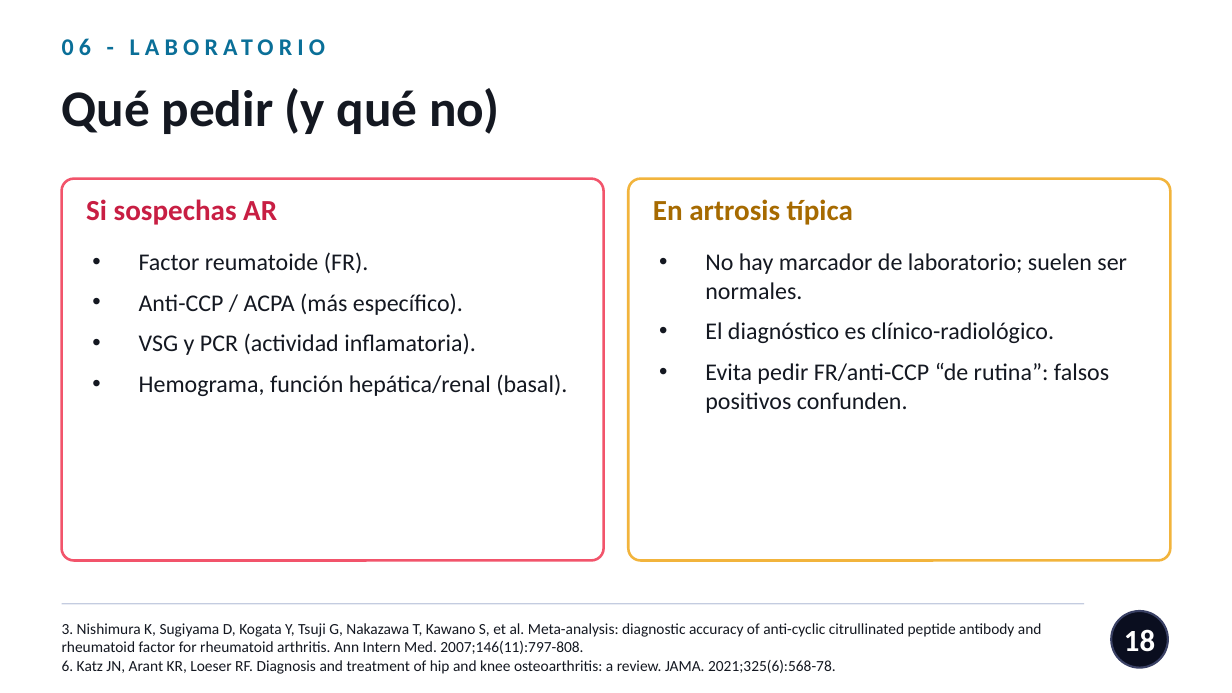
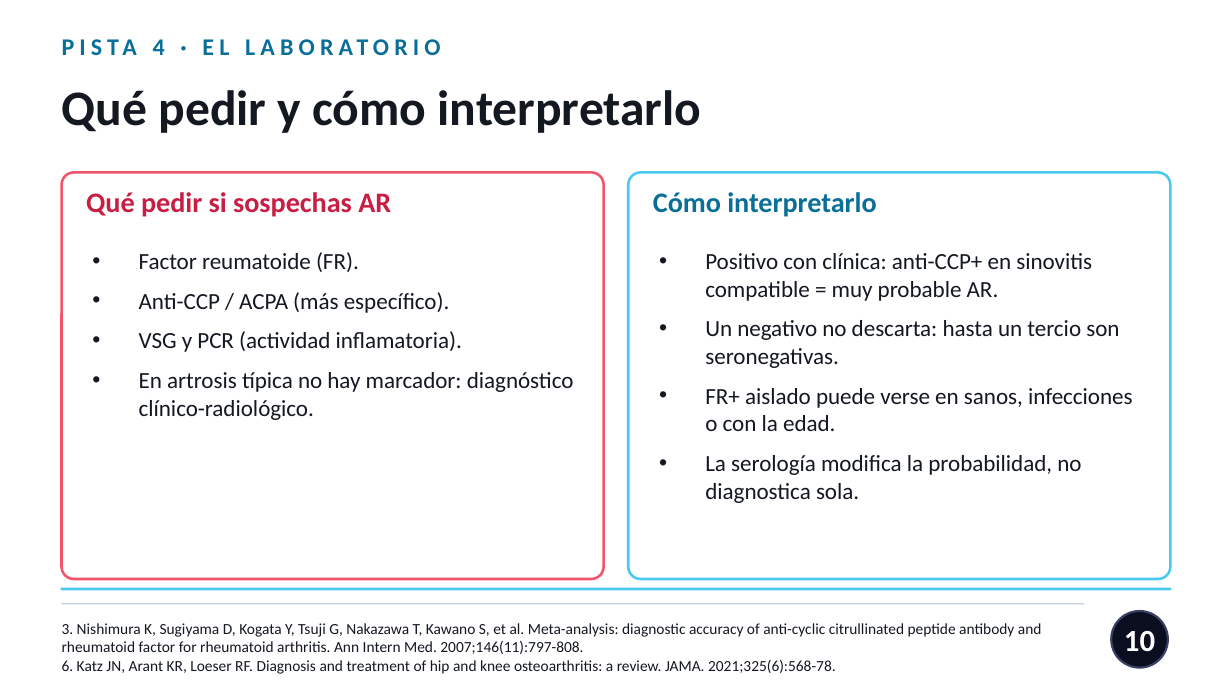
Before and after one commit to nestor120512/nes, a slide deck: slide 10 of Dx_AR_vs_artrosis.pptx (slide 18 before the commit). Drawn at 1232x693 pixels with LibreOffice and Linux fonts; fonts in the diff are those of the drawing. Boxes give left, top, right and bottom in pixels: in the first picture for what was removed or moved away, otherwise in the second. Text is boxed around its words. In the diff, an @@ line names an element or a change of style, - is before the commit and + after.

```diff
--- a/Dx_AR_vs_artrosis.pptx
+++ b/Dx_AR_vs_artrosis.pptx
@@ text at bbox=[153, 39, 165, 55]: text changed @@
-06 - LABORATORIO
+PISTA 4 · EL LABORATORIO
@@ text at bbox=[62, 90, 702, 133]: text changed; size 30 to 29 pt @@
-Qué pedir (y qué no)
+Qué pedir y cómo interpretarlo
@@ rounded rectangle: place and size @@
-rounded rectangle at bbox=[62, 179, 604, 561]
+rounded rectangle at bbox=[62, 172, 604, 579]
@@ rounded rectangle at bbox=[62, 172, 604, 579]: proportions changed @@
@@ rounded rectangle: place and size @@
-rounded rectangle at bbox=[628, 179, 1170, 561]
+rounded rectangle at bbox=[628, 172, 1170, 579]
@@ rounded rectangle at bbox=[628, 172, 1170, 579]: outline #F2B43C 1.5 pt to #4CC9F0 1.5 pt; proportions changed @@
@@ text at bbox=[86, 192, 391, 217]: text changed; size 17 to 16.5 pt @@
-Si sospechas AR
+Qué pedir si sospechas AR
@@ text at bbox=[653, 192, 877, 217]: text changed; size 17 to 16.5 pt; text colour #A66A00 to #0A6F98 @@
-En artrosis típica
+Cómo interpretarlo
@@ text at bbox=[139, 252, 462, 352]: size 14 to 13.5 pt in "Factor reumatoide (FR).", "Anti-CCP / ACPA (más específico).", "VSG y PCR (actividad inflamatoria)." @@
@@ text at bbox=[705, 253, 1133, 503]: text changed; size 14 to 13.5 pt @@
-• No hay marcador de laboratorio; suelen ser normales.
-• El diagnóstico es clínico-radiológico.
-• Evita pedir FR/anti-CCP “de rutina”: falsos positivos confunden.
+• Positivo con clínica: anti-CCP+ en sinovitis compatible = muy probable AR.
+• Un negativo no descarta: hasta un tercio son seronegativas.
+• FR+ aislado puede verse en sanos, infecciones o con la edad.
+• La serología modifica la probabilidad, no diagnostica sola.
@@ text at bbox=[139, 372, 574, 420]: text changed; size 14 to 13.5 pt @@
-• Hemograma, función hepática/renal (basal).
+• En artrosis típica no hay marcador: diagnóstico clínico-radiológico.
@@ rounded rectangle added at bbox=[62, 589, 1170, 589], fill #4CC9F0 at 10% opacity, outline #4CC9F0 1.5 pt @@
@@ page number at bbox=[1124, 630, 1155, 652]: text changed @@
-18
+10
```
Also in this commit, not shown: 20 other slides changed, 1 slide added, 14 slides removed.
